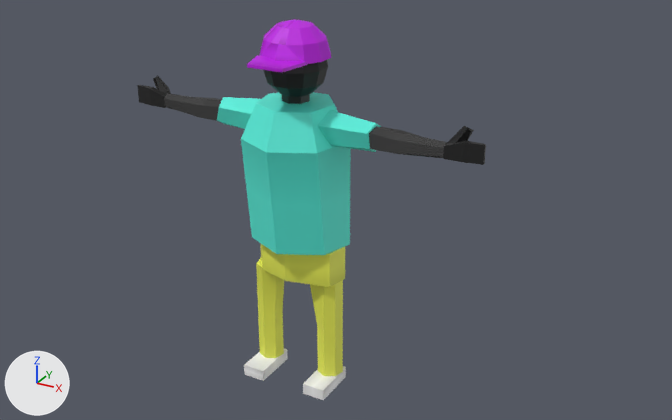
One commit to the glTF model characters3D/Player1/Player1.glb: the scene before it, then after it.
Camera for both pictures: a camera (50 mm lens) standing at (2.29, -3.76, 2.9) and looking at (0.23, -0.01, 1.02). Every picture has the same lights, and +X, +Y and +Z are marked at lower left. Where no turn or scale is listed for an object, it has been applied to the vertices.

Objects in the first picture: 'arm_left', 'arm_right', 'hand_left', 'hat', 'head', 'hips', 'leg_left', 'leg_right', 'shoulders', 'sleeve_left', 'sleeve_right', 'torso'.
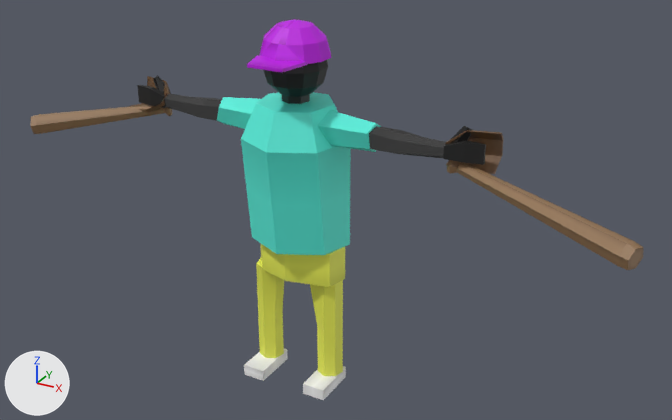
What changed in the scene script:
```text
Add img_glove:
    img_glove = load_image('glove', '_unpacked/glove', 16, 16, 'sRGB')
Add img_bat:
    img_bat = load_image('bat', '_unpacked/bat', 16, 16, 'sRGB')
Add mat_glove_png_001:
    mat_glove_png_001 = principled_material('glove.png.001')
    mat_glove_png_001.texture = img_glove  # with its transparency
    mat_glove_png_001.roughness = 0.553
Add mat_bat_png_001:
    mat_bat_png_001 = principled_material('bat.png.001')
    mat_bat_png_001.texture = img_bat  # with its transparency
    mat_bat_png_001.roughness = 0.553
Add mat_glove_png:
    mat_glove_png = principled_material('glove.png')
    mat_glove_png.texture = img_glove  # with its transparency
    mat_glove_png.roughness = 0.553
Add mat_bat_png:
    mat_bat_png = principled_material('bat.png')
    mat_bat_png.texture = img_bat  # with its transparency
    mat_bat_png.roughness = 0.553
Add me_cuboid_001:
    me_cuboid_001.from_pydata(...)  # 24 vertices, 44 faces; spans x -0.263..0.003, y -0.061..0.121, z -0.085..0.088
    me_cuboid_001.materials.append(mat_glove_png_001)  # picture img_glove
Add me_cylinder_001:
    me_cylinder_001.from_pydata(...)  # 32 vertices, 60 faces; spans x -0.559..0.128, y -0.359..0.101, z -0.126..0.058
    me_cylinder_001.materials.append(mat_bat_png_001)  # picture img_bat
Add me_cuboid:
    me_cuboid.from_pydata(...)  # 24 vertices, 44 faces; spans x 0.0..0.249, y -0.033..0.095, z -0.091..0.106
    me_cuboid.materials.append(mat_glove_png)  # picture img_glove
Add me_cylinder:
    me_cylinder.from_pydata(...)  # 32 vertices, 60 faces; spans x -0.171..0.792, y -0.377..0.107, z -0.127..0.058
    me_cylinder.materials.append(mat_bat_png)  # picture img_bat
Add ob_glover:
    ob_glover = bpy.data.objects.new('gloveR', me_cuboid_001)
    ob_glover.location = (-0.787, -0.008, 1.443)
Add ob_batl:
    ob_batl = bpy.data.objects.new('batL', me_cylinder_001)
    ob_batl.location = (-0.926, -0.017, 1.369)
Add ob_glovel:
    ob_glovel = bpy.data.objects.new('gloveL', me_cuboid)
    ob_glovel.location = (0.79, 0.019, 1.44)
Add ob_batr:
    ob_batr = bpy.data.objects.new('batR', me_cylinder)
    ob_batr.location = (0.974, -0.032, 1.351)
```

Boxes [x1, y1, x2, y2] around the edits, measured in the pictures (672 x 420 px):
'batR', added (brown)
    after: [446, 161, 643, 270]
'batL', added (brown)
    after: [31, 105, 172, 134]
'gloveL', added (brown)
    after: [446, 130, 503, 174]
'gloveR', added
    after: [130, 76, 170, 113]
